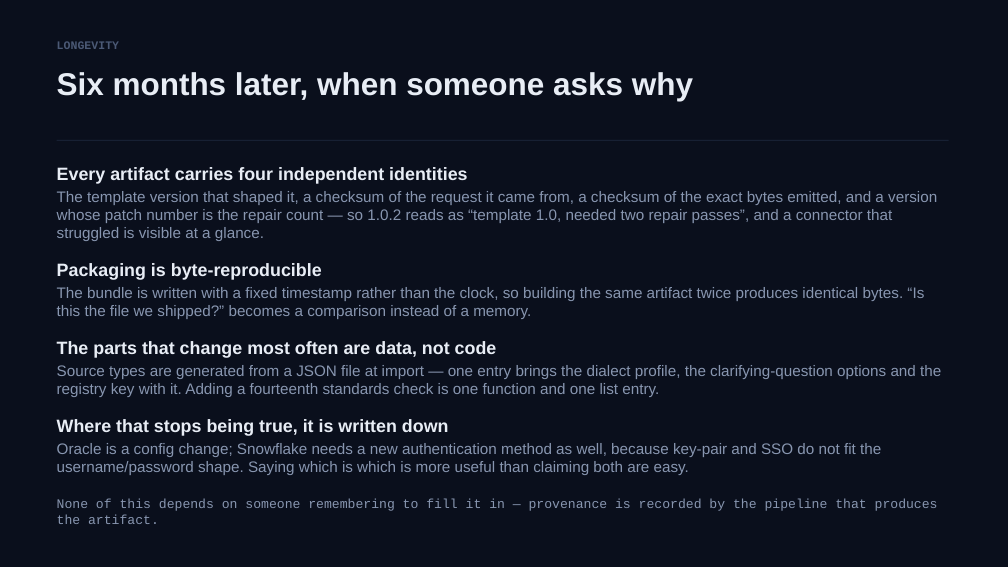
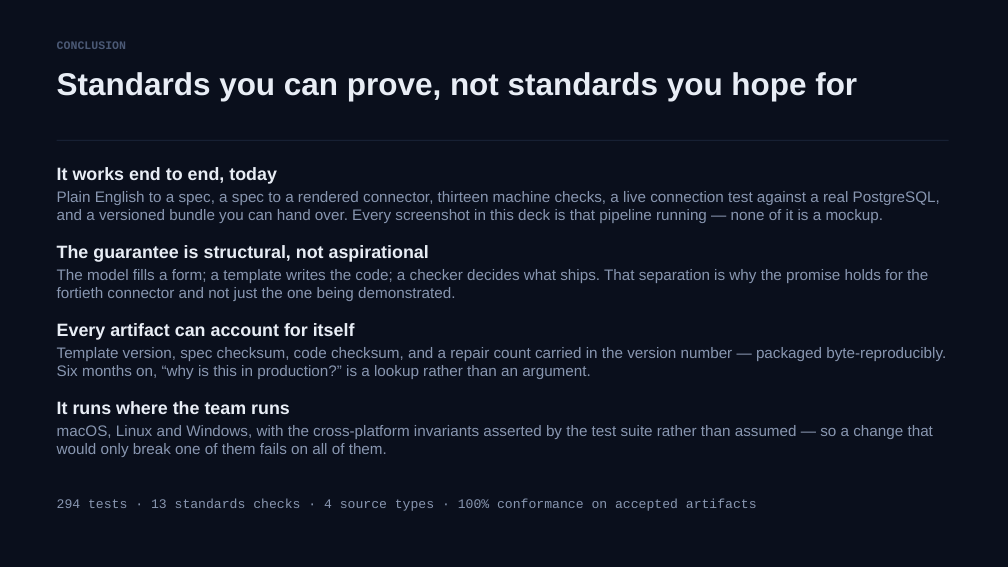
Before and after one commit to SKRejaulKarim04/data-source-onboarding-agent, a slide deck: slide 12 of docs/Data-Source-Onboarding-Agent.pptx. Drawn at 1008x567 pixels with LibreOffice and Linux fonts; fonts in the diff are those of the drawing. Boxes give left, top, right and bottom in pixels: in the first picture for what was removed or moved away, otherwise in the second. Text is boxed around its words. In the diff, an @@ line names an element or a change of style, - is before the commit and + after.

```diff
--- a/docs/Data-Source-Onboarding-Agent.pptx
+++ b/docs/Data-Source-Onboarding-Agent.pptx
@@ text at [57,41,126,49]: text changed @@
-LONGEVITY
+CONCLUSION
@@ text at [57,72,857,101]: text changed @@
-Six months later, when someone asks why
+Standards you can prove, not standards you hope for
@@ text at [57,167,946,457]: text changed @@
-Every artifact carries four independent identities
-The template version that shaped it, a checksum of the request it came from, a checksum of the exact bytes emitted, and a version whose patch number is the repair count — so 1.0.2 reads as “template 1.0, needed two repair passes”, and a connector that struggled is visible at a glance.
-Packaging is byte-reproducible
-The bundle is written with a fixed timestamp rather than the clock, so building the same artifact twice produces identical bytes. “Is this the file we shipped?” becomes a comparison instead of a memory.
-The parts that change most often are data, not code
-Source types are generated from a JSON file at import — one entry brings the dialect profile, the clarifying-question options and the registry key with it. Adding a fourteenth standards check is one function and one list entry.
-Where that stops being true, it is written down
-Oracle is a config change; Snowflake needs a new authentication method as well, because key-pair and SSO do not fit the username/password shape. Saying which is which is more useful than claiming both are easy.
+It works end to end, today
+Plain English to a spec, a spec to a rendered connector, thirteen machine checks, a live connection test against a real PostgreSQL, and a versioned bundle you can hand over. Every screenshot in this deck is that pipeline running — none of it is a mockup.
+The guarantee is structural, not aspirational
+The model fills a form; a template writes the code; a checker decides what ships. That separation is why the promise holds for the fortieth connector and not just the one being demonstrated.
+Every artifact can account for itself
+Template version, spec checksum, code checksum, and a repair count carried in the version number — packaged byte-reproducibly. Six months on, “why is this in production?” is a lookup rather than an argument.
+It runs where the team runs
+macOS, Linux and Windows, with the cross-platform invariants asserted by the test suite rather than assumed — so a change that would only break one of them fails on all of them.
@@ text at [57,498,757,511]: text changed @@
-None of this depends on someone remembering to fill it in — provenance is recorded by the pipeline that produces the artifact.
+294 tests · 13 standards checks · 4 source types · 100% conformance on accepted artifacts
```
Also in this commit, not shown: 1 other slide changed, 2 other files.
